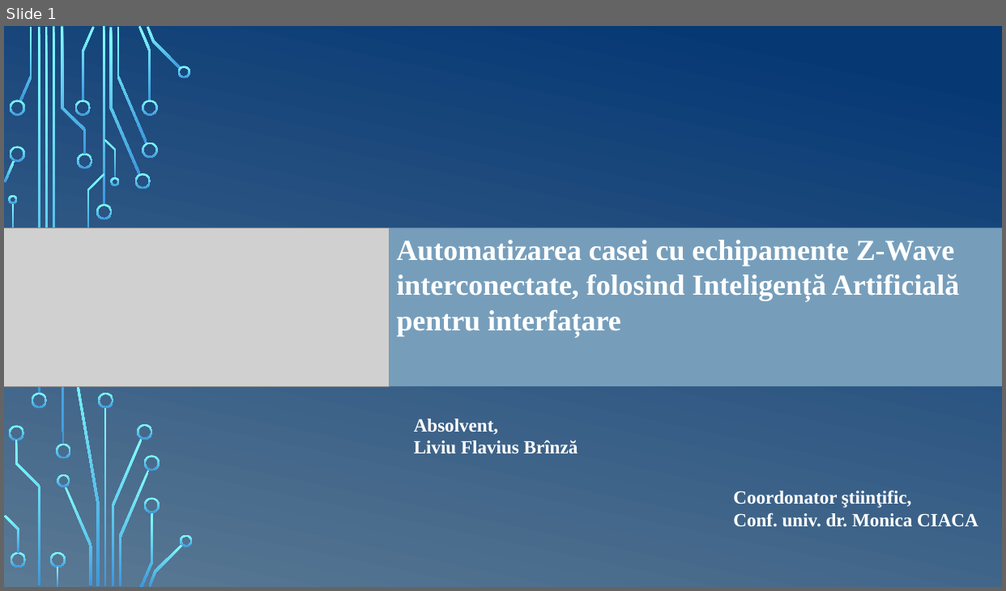
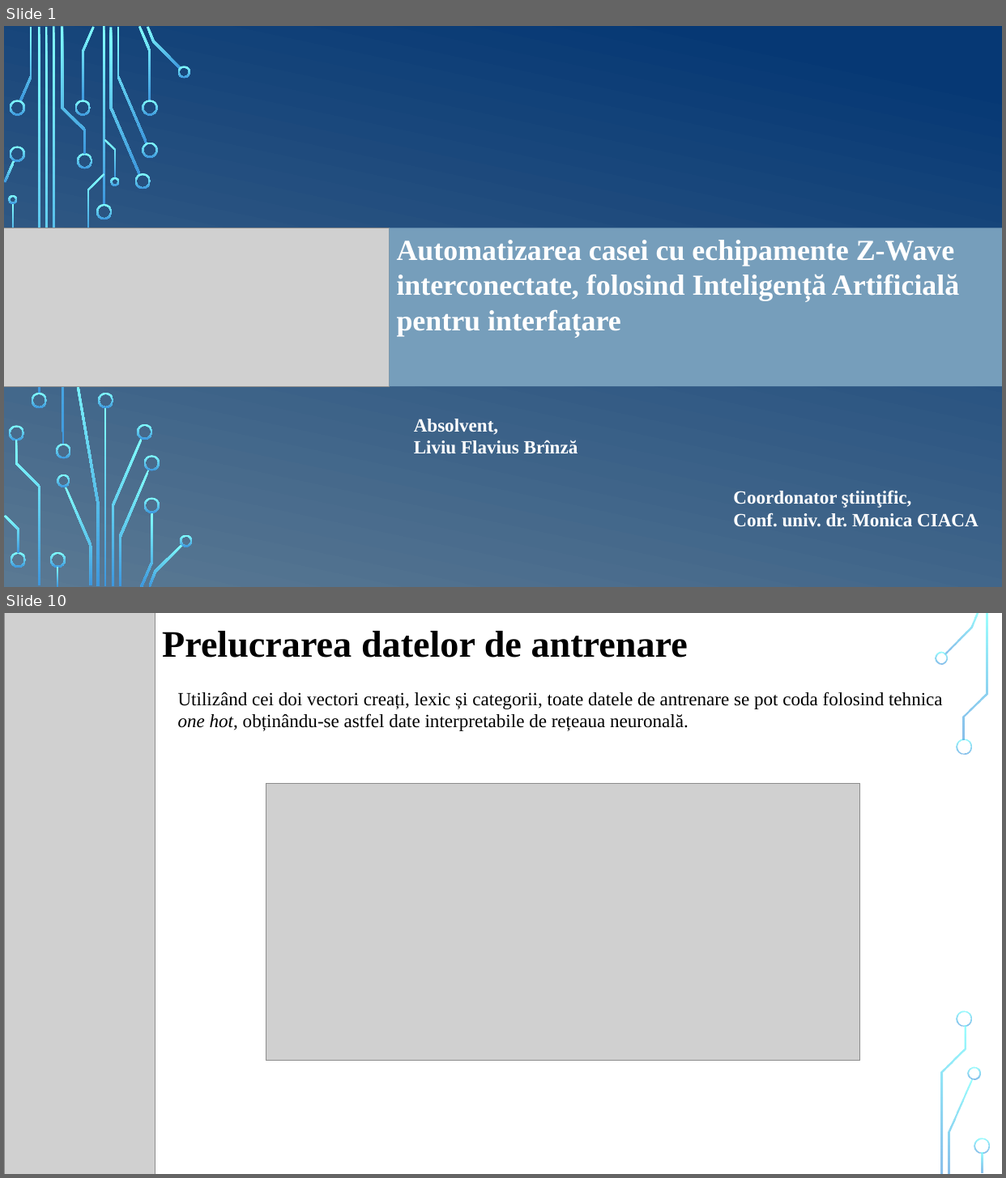
Before and after one commit to liviubrinza/alice, a slide deck: documentation/Prezentare.pptx. Shown one above the other, each under a label of ours: slide 1 before the commit, slides 1 and 10 after it; the slides between them are not shown. The pictures are 1006x591 and 1006x1178 pixels, drawn with LibreOffice and Linux fonts; fonts in the diff are those of the drawing; grey boxes stand for pictures; background and template pictures are left out. Boxes give left, top, right and bottom in pixels: in the first picture for what was removed or moved away, otherwise in the second. Text is boxed around its words. In the diff, an @@ line names an element or a change of style, - is before the commit and + after.

```diff
--- a/documentation/Prezentare.pptx
+++ b/documentation/Prezentare.pptx
@@ slide 10 added at (4,613,1002,1174), background picture (left out) @@
@@ picture added at (4,613,155,1174) @@
@@ text added at (162,631,688,658), 36 pt, text #000000, bold @@
+Prelucrarea datelor de antrenare
@@ text added at (178,692,943,731), 18 pt, text #000000 @@
+Utilizând cei doi vectori creați, lexic și categorii, toate datele de antrenare se pot coda folosind tehnica one hot, obținându-se astfel date interpretabile de rețeaua neuronală.
@@ picture added at (266,784,860,1062) @@
@@ group added at (4,613,990,1174): 17 freeform shapes, 2 rectangles @@
```
Also in this commit, not shown: 9 slides changed, 3 other slides added.
